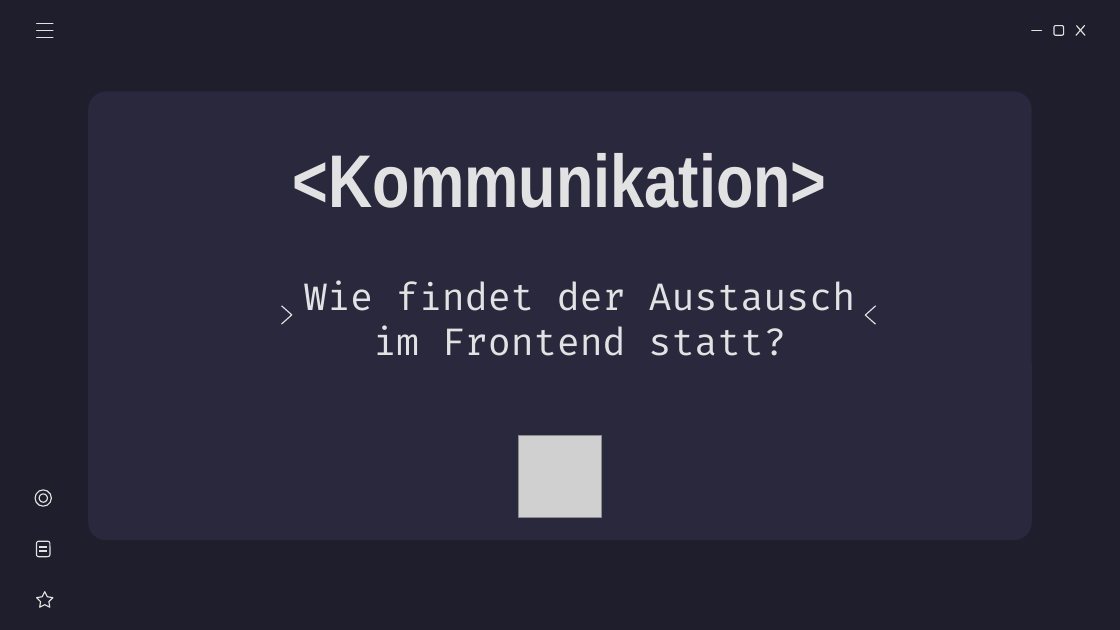
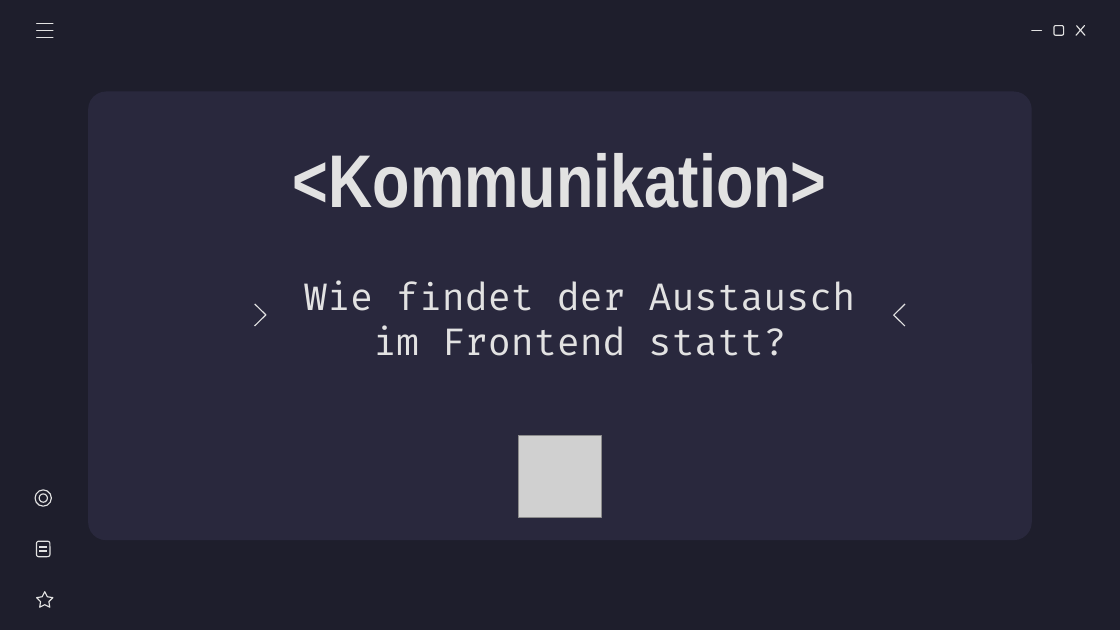
Before and after one commit to miwied/web-based-database-manager, a slide deck: slide 15 of documentation/required documents/Presentation/Webasierter Datenkbankmanager - Präsentation.pptx. Drawn at 1120x630 pixels with LibreOffice and Linux fonts; fonts in the diff are those of the drawing; grey boxes stand for pictures. Boxes give left, top, right and bottom in pixels: in the first picture for what was removed or moved away, otherwise in the second. Text is boxed around its words. In the diff, an @@ line names an element or a change of style, - is before the commit and + after.

```diff
--- a/documentation/required documents/Presentation/Webasierter Datenkbankmanager - Präsentation.pptx
+++ b/documentation/required documents/Presentation/Webasierter Datenkbankmanager - Präsentation.pptx
@@ freeform shape resized from (x1=281, y1=306, x2=291, y2=324) to (x1=254, y1=304, x2=265, y2=326) @@
@@ freeform shape resized from (x1=866, y1=306, x2=876, y2=324) to (x1=894, y1=304, x2=905, y2=326) @@
```
Also in this commit, not shown: 6 other slides changed.
